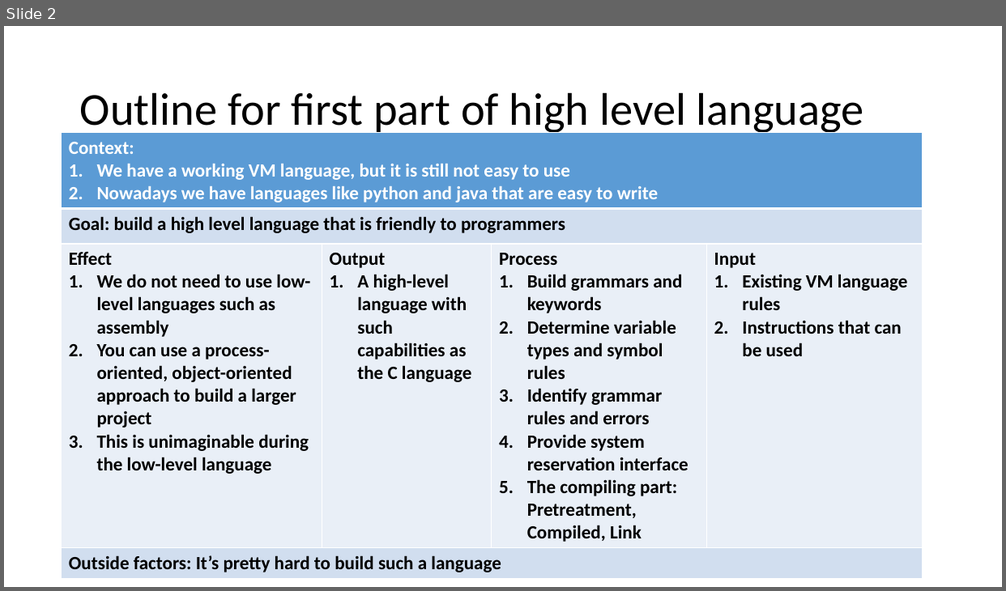
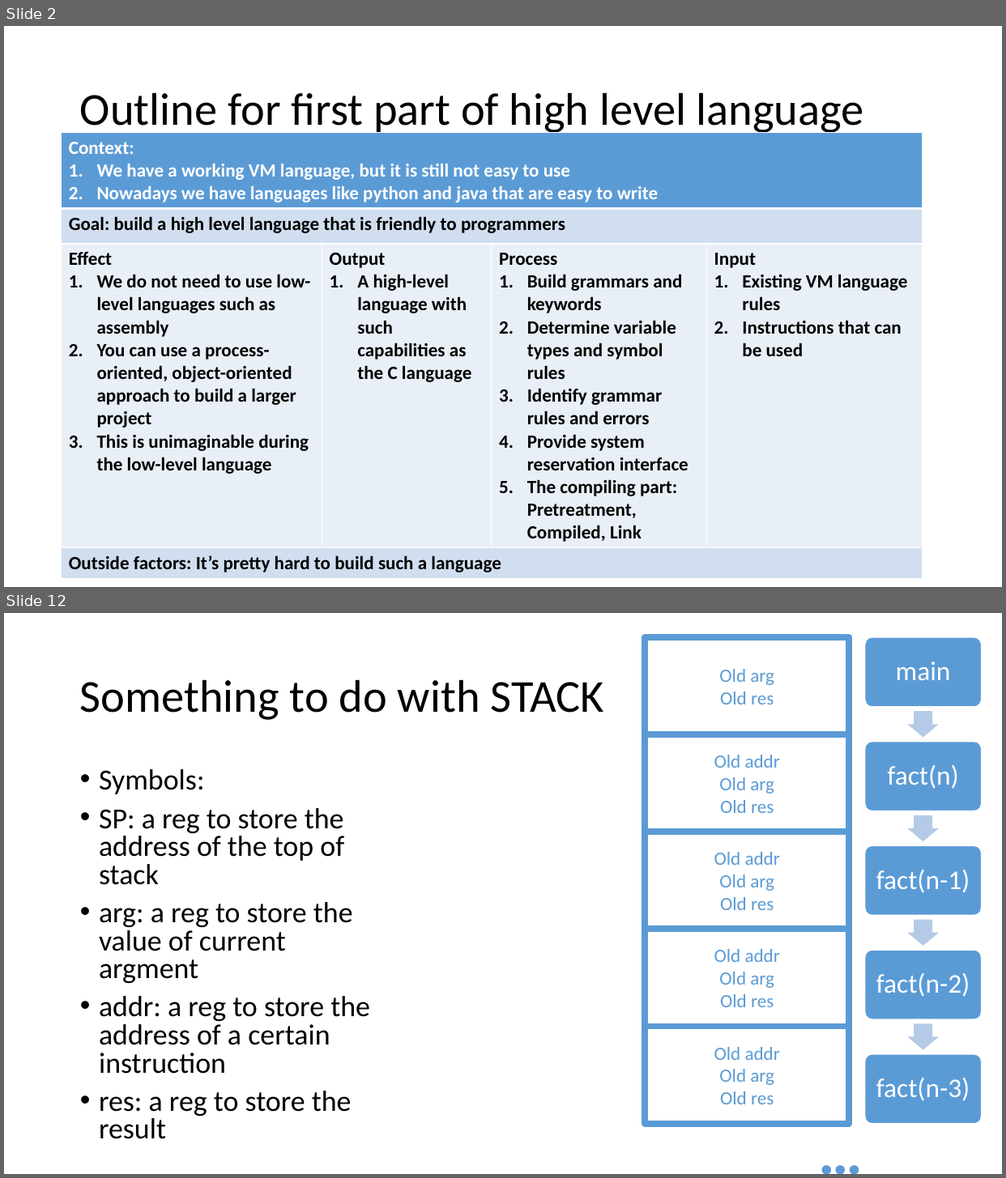
Before and after one commit to LouiValley/System-Design-in-Computational-Thinking-2018-Spring, a slide deck: team1/ppt/pre04.pptx. Shown one above the other, each under a label of ours: slide 2 before the commit, slides 2 and 12 after it; the slides between them are not shown. The pictures are 1006x591 and 1006x1178 pixels, drawn with LibreOffice and Linux fonts; fonts in the diff are those of the drawing. Boxes give left, top, right and bottom in pixels: in the first picture for what was removed or moved away, otherwise in the second. Text is boxed around its words. In the diff, an @@ line names an element or a change of style, - is before the commit and + after.

```diff
--- a/team1/ppt/pre04.pptx
+++ b/team1/ppt/pre04.pptx
@@ slide 12 added at [4,613,1002,1174], background #FFFFFF @@
@@ title added at [80,679,604,720], 44 pt, text #000000 @@
+Something to do with STACK
@@ text added at [99,769,370,1139], 28 pt, text #000000 @@
+• Symbols:
+• SP: a reg to store the address of the top of stack
+• arg: a reg to store the value of current argment
+• addr: a reg to store the address of a certain instruction
+• res: a reg to store the result
@@ group added at [645,637,981,1174]: 6 texts, 5 rectangles, 5 rounded rectangles, 4 right arrows @@
+Old arg
+Old res
+Old addr
+Old arg
+Old res
+Old addr
+Old arg
+Old res
+Old addr
+Old arg
+Old res
+Old addr
+Old arg
+Old res
+main
+fact(n)
+fact(n-1)
+fact(n-2)
+fact(n-3)
+…
```
Also in this commit, not shown: 12 other slides added, 1 slide removed.
